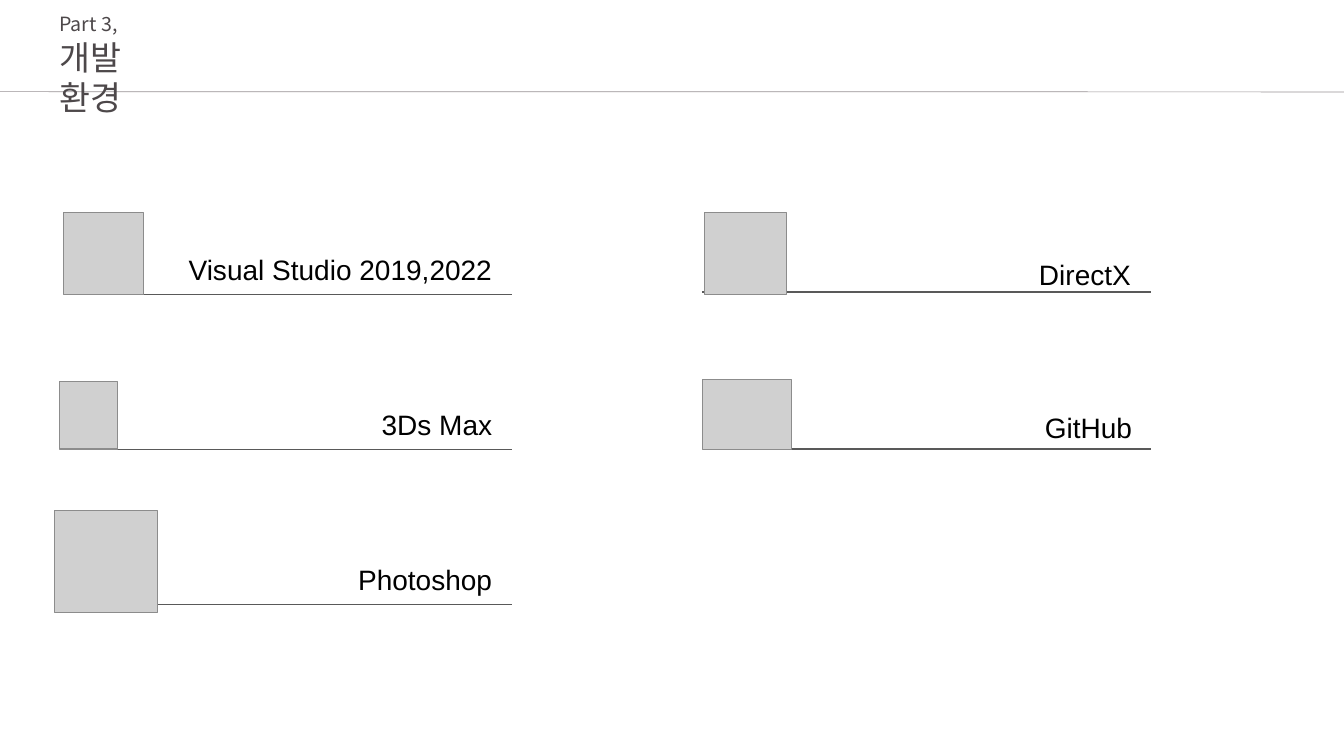
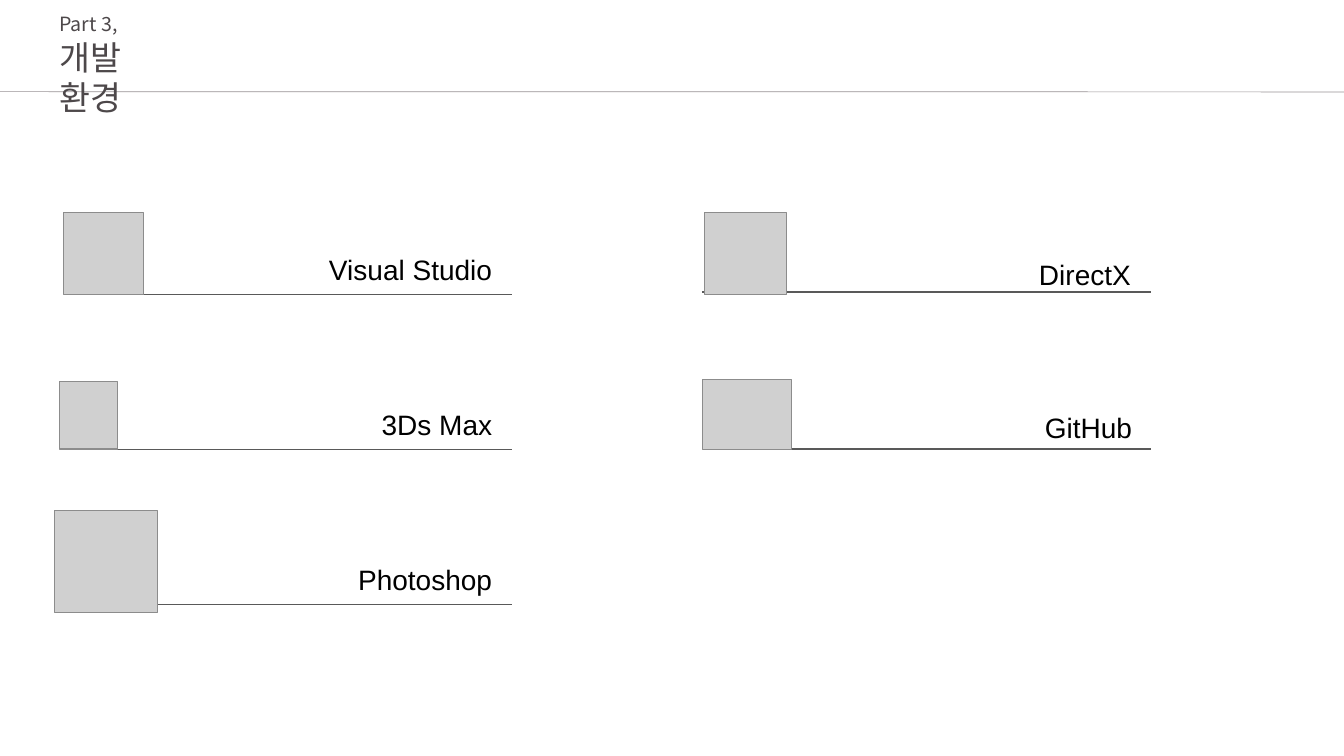
Before and after one commit to ghk01214/KPUFinalGame-deprecated-, a slide deck: slide 11 of docs/초안.pptx (slide 6 before the commit). Drawn at 1344x756 pixels with LibreOffice and Linux fonts; fonts in the diff are those of the drawing; grey boxes stand for pictures. Boxes give left, top, right and bottom in pixels: in the first picture for what was removed or moved away, otherwise in the second. Text is boxed around its words. In the diff, an @@ line names an element or a change of style, - is before the commit and + after.

```diff
--- a/docs/초안.pptx
+++ b/docs/초안.pptx
@@ text at <box>329,259,492,281</box>: text changed @@
-Visual Studio 2019,2022
+Visual Studio
```
Also in this commit, not shown: 5 other slides changed, 9 slides added, 3 slides removed.
